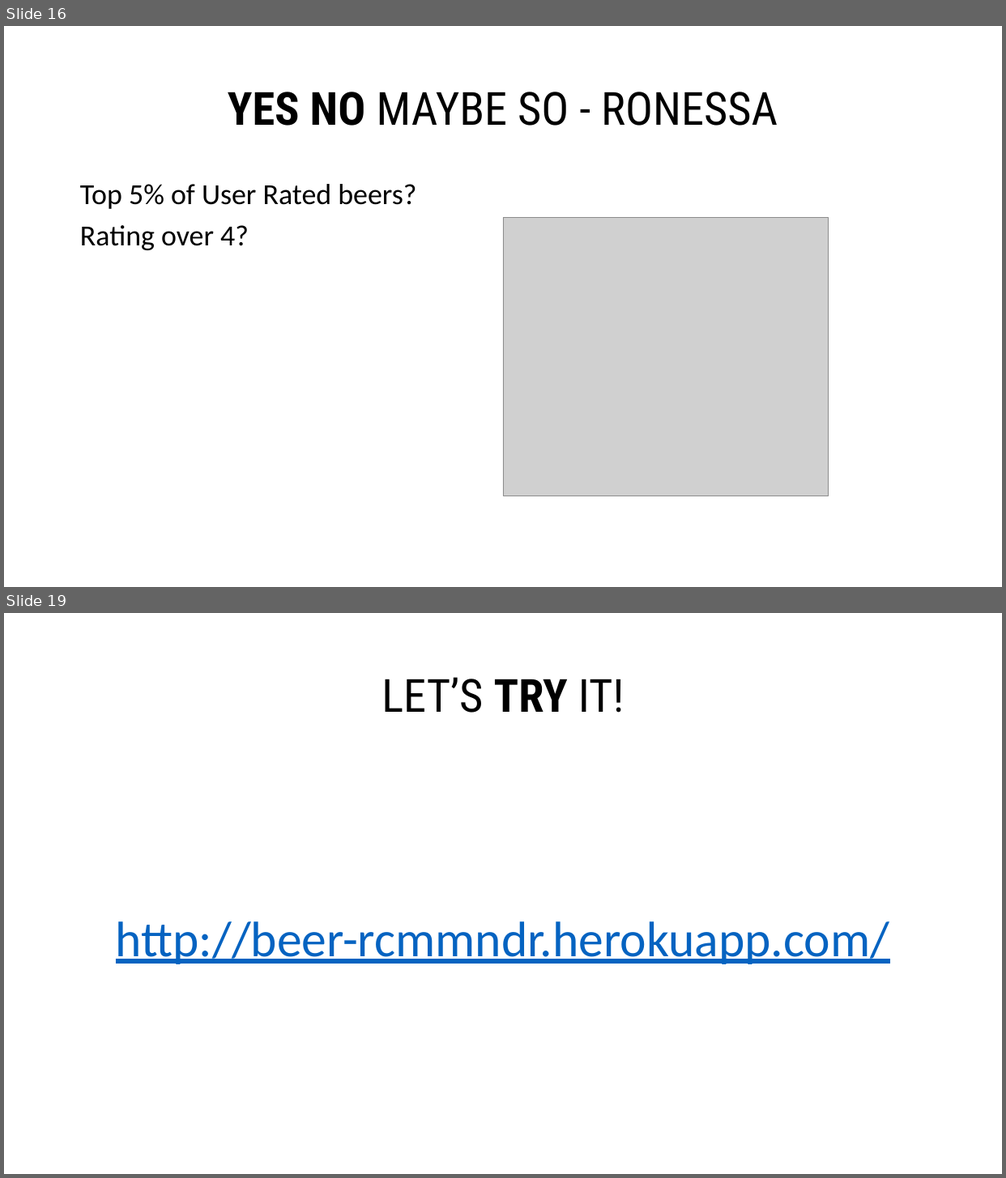
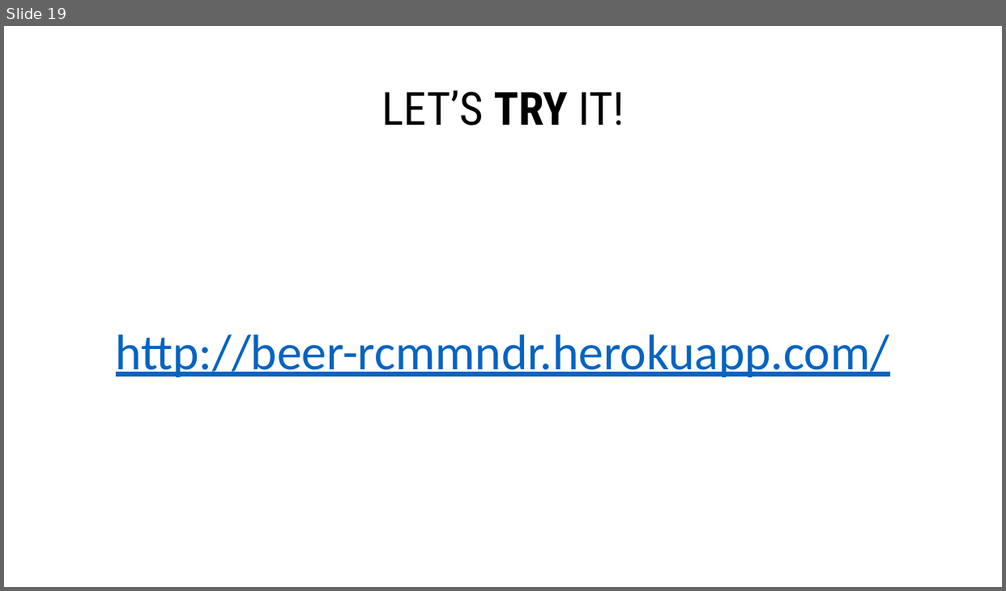
Before and after one commit to kadzema/recommend, a slide deck: Project3.pptx. Shown one above the other, each under a label of ours: slides 16 and 19 before the commit, slide 19 after it; the slides between them are not shown. The pictures are 1006x1178 and 1006x591 pixels, drawn with LibreOffice and Linux fonts; fonts in the diff are those of the drawing; grey boxes stand for pictures. Boxes give left, top, right and bottom in pixels: in the first picture for what was removed or moved away, otherwise in the second. Text is boxed around its words. In the diff, an @@ line names an element or a change of style, - is before the commit and + after.

```diff
--- a/Project3.pptx
+++ b/Project3.pptx
@@ slide 16 removed at <box>4,26,1002,587</box>, background #FFFFFF @@
@@ title removed at <box>228,92,778,126</box> @@
-YES NO MAYBE SO - RONESSA
@@ text removed at <box>80,184,416,250</box> @@
-Top 5% of User Rated beers?
-Rating over 4?
@@ picture removed at <box>503,218,829,496</box> @@
```
Also in this commit, not shown: 1 slide changed, 4 slides added, 3 other slides removed.
